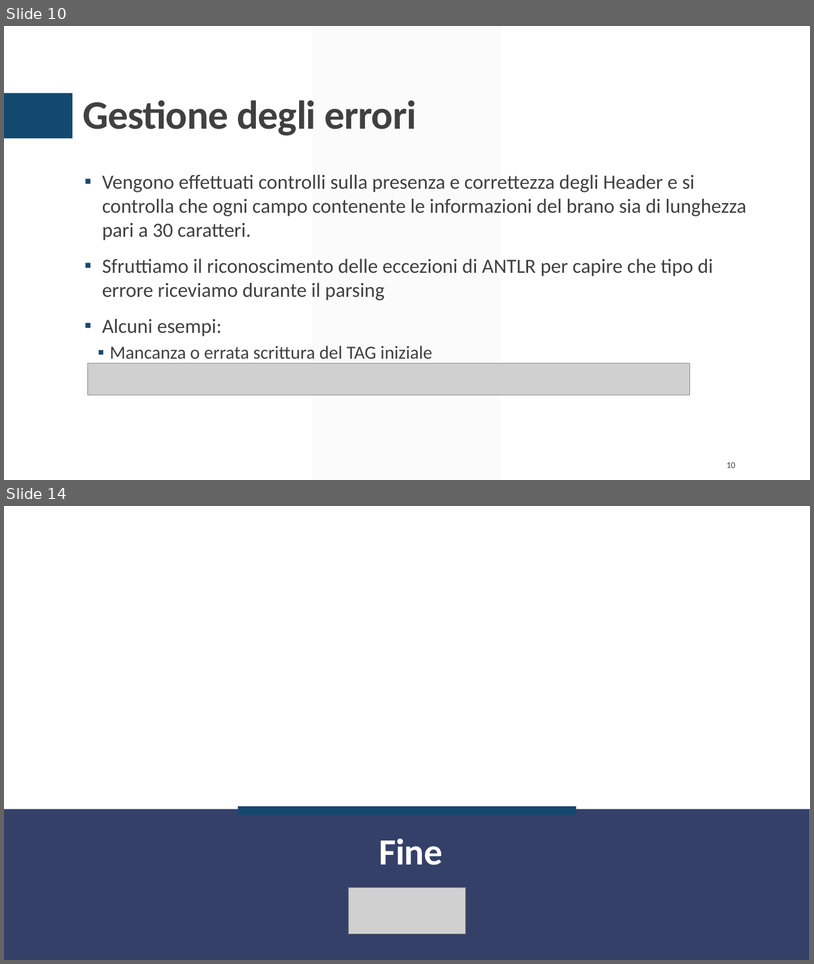
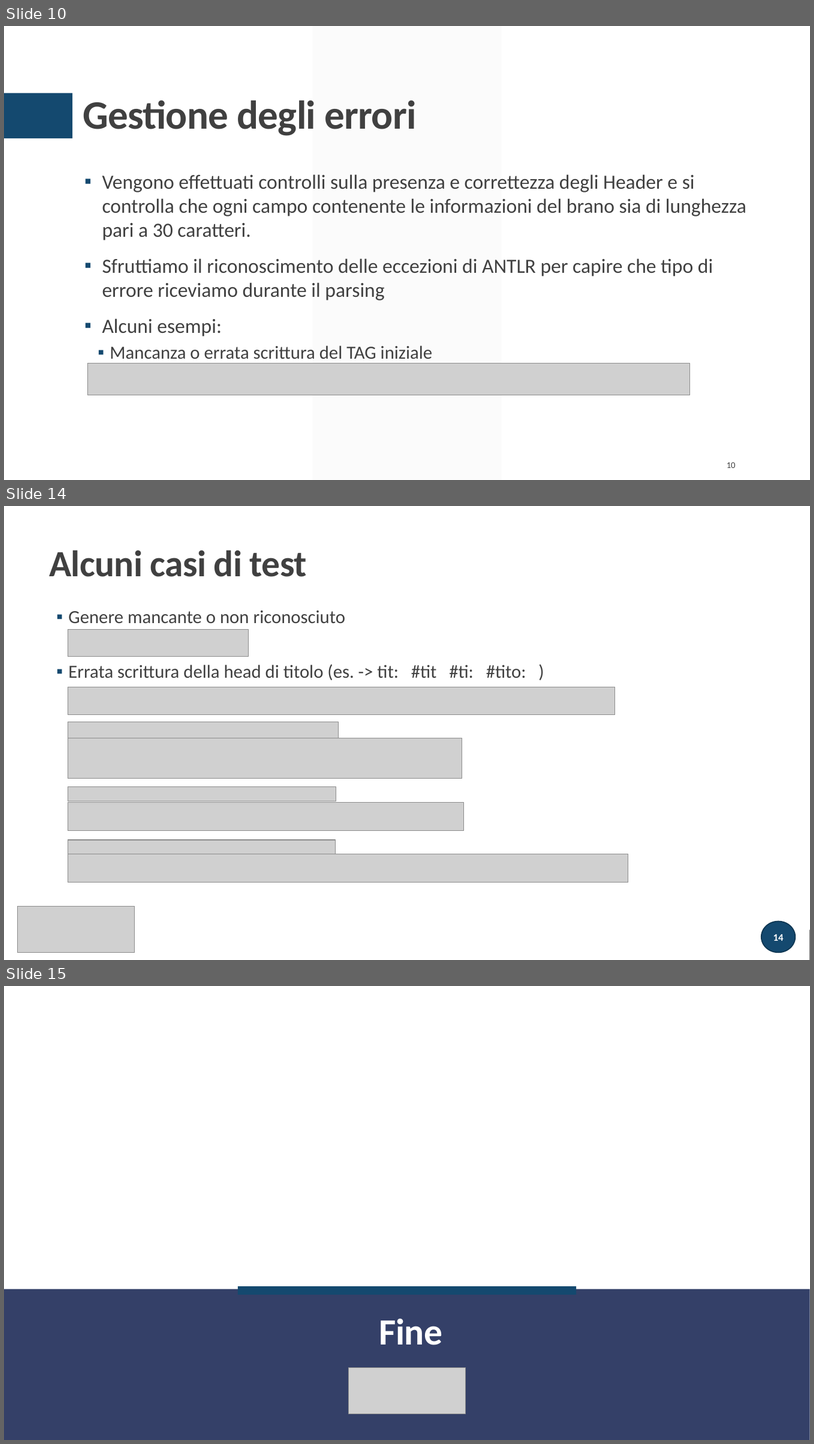
Before and after one commit to atusghen/SimpleID3, a slide deck: presentazione.pptx. Shown one above the other, each under a label of ours: slides 10 and 14 before the commit, slides 10, 14 and 15 after it; the slides between them are not shown. The pictures are 814x964 and 814x1444 pixels, drawn with LibreOffice and Linux fonts; fonts in the diff are those of the drawing; grey boxes stand for pictures. Boxes give left, top, right and bottom in pixels: in the first picture for what was removed or moved away, otherwise in the second. Text is boxed around its words. In the diff, an @@ line names an element or a change of style, - is before the commit and + after.

```diff
--- a/presentazione.pptx
+++ b/presentazione.pptx
@@ slide 14 added at (4,506,810,960), background #FFFFFF @@
@@ rectangle added at (4,506,810,960), fill #FFFFFF @@
@@ parallelogram added at (497,506,686,960), fill #F2F2F2 at 30% opacity @@
@@ title added at (49,550,307,577), 44 pt, text #404040, bold @@
+Alcuni casi di test
@@ text added at (68,610,527,680), 22 pt, text #404040 @@
+  ▪ Genere mancante o non riconosciuto
+  ▪ Errata scrittura della head di titolo (es. -> tit: #tit #ti: #tito: )
@@ picture added at (68,630,248,657) @@
@@ line added from (44, 680) to (231, 680), #404040 1 pt @@
@@ rectangle added at (44,670,239,700), fill #FFFFFF, outline #FFFFFF 1.25 pt @@
@@ picture added at (68,687,615,715) @@
@@ picture added at (68,722,339,739) @@
@@ picture added at (68,738,462,779) @@
@@ picture added at (68,787,336,801) @@
@@ picture added at (68,802,464,830) @@
@@ picture added at (68,840,336,854) @@
@@ picture added at (68,854,629,882) @@
@@ picture added at (18,906,135,952) @@
@@ rectangle added at (4,930,810,960), fill #262626 @@
@@ page number added at (762,921,796,952), fill #14496F, outline #0F3652 1.25 pt, 12 pt, text #FFFFFF, bold @@
+14
@@ what was slide 14 is now slide 15 @@
```
Also in this commit, not shown: 3 slides changed, 1 other slide added, 1 slide removed, 2 other files.
